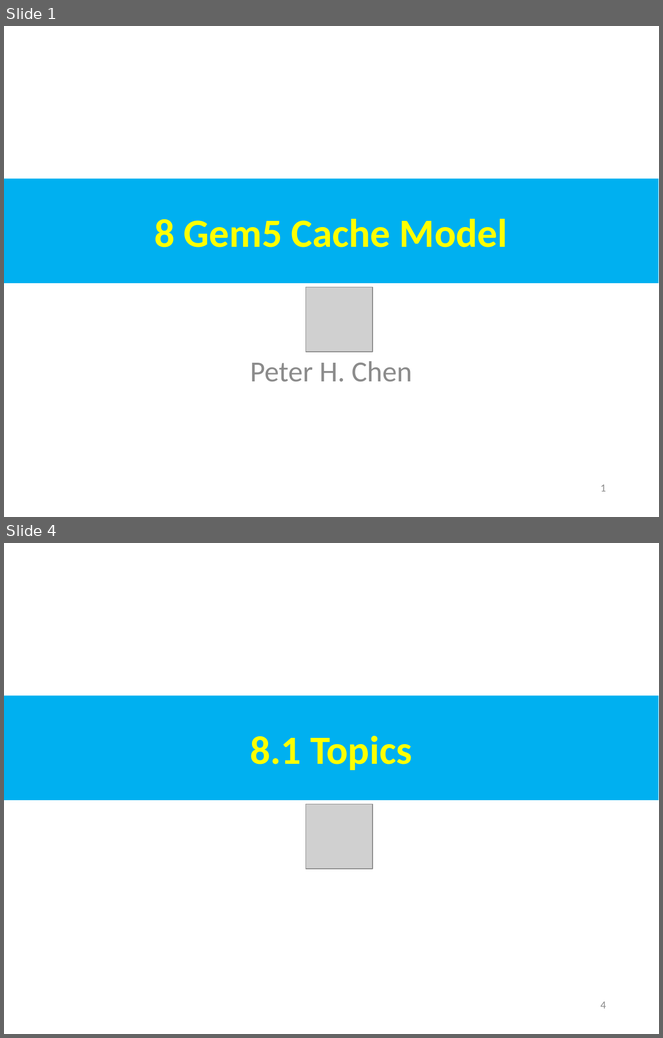
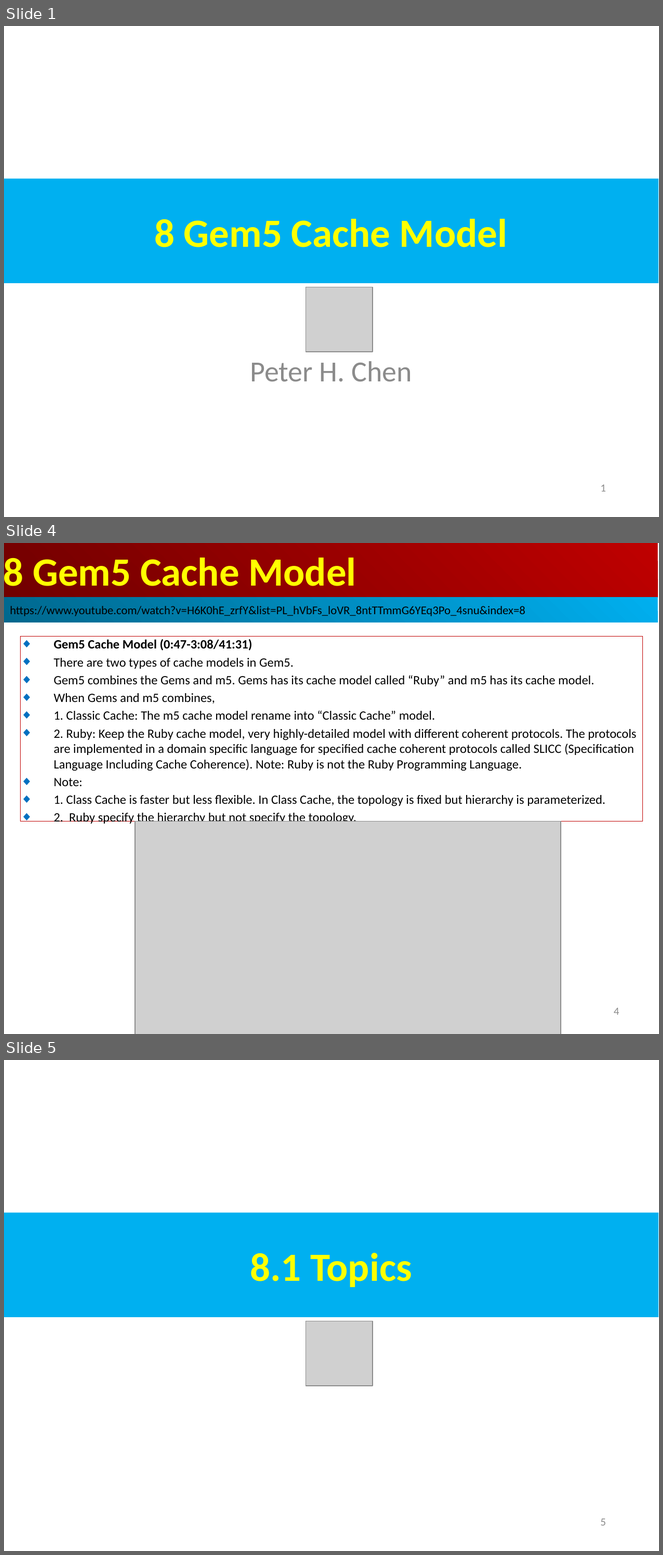
Before and after one commit to peterhchen/AIU_CS850_Gem5_McPAT, a slide deck: 050_Gem5/008.CacheMod/000_Video/008.CacheMod.ppt. Shown one above the other, each under a label of ours: slides 1 and 4 before the commit, slides 1, 4 and 5 after it; the slides between them are not shown. The pictures are 663x1038 and 663x1555 pixels, drawn with LibreOffice and Linux fonts; fonts in the diff are those of the drawing; grey boxes stand for pictures. Boxes give left, top, right and bottom in pixels: in the first picture for what was removed or moved away, otherwise in the second. Text is boxed around its words. In the diff, an @@ line names an element or a change of style, - is before the commit and + after.

```diff
--- a/050_Gem5/008.CacheMod/000_Video/008.CacheMod.ppt
+++ b/050_Gem5/008.CacheMod/000_Video/008.CacheMod.ppt
@@ slide 4 added at [4,543,659,1034], background #FFFFFF @@
@@ rectangle added at [4,543,658,598], fill gradient #BF0000 to #710000, 44 pt, text #FFFF00, bold @@
+8 Gem5 Cache Model
@@ rectangle added at [4,598,658,623], fill gradient #00AFEF to #00688E, 13 pt, text #000000 @@
+https://www.youtube.com/watch?v=H6K0hE_zrfY&list=PL_hVbFs_loVR_8ntTTmmG6YEq3Po_4snu&index=8
@@ rectangle added at [21,636,643,822], outline #C00000 0.74 pt, 14 pt, text #000000 @@
+◆ Gem5 Cache Model (0:47-3:08/41:31)
+◆ There are two types of cache models in Gem5.
+◆ Gem5 combines the Gems and m5. Gems has its cache model called “Ruby” and m5 has its cache model.
+◆ When Gems and m5 combines,
+◆ 1. Classic Cache: The m5 cache model rename into “Classic Cache” model.
+◆ 2. Ruby: Keep the Ruby cache model, very highly-detailed model with different coherent protocols. The protocols are implemented in a domain specific language for specified cache coherent protocols called SLICC (Specification Language Including Cache Coherence). Note: Ruby is not the Ruby Programming Language.
+◆ Note:
+◆ 1. Class Cache is faster but less flexible. In Class Cache, the topology is fixed but hierarchy is parameterized.
+◆ 2. Ruby specify the hierarchy but not specify the topology.
@@ picture added at [135,822,561,1034] @@
@@ page number added at [614,1008,620,1015], 12 pt, text #8B8B8B @@
+4
@@ what was slide 4 is now slide 5 @@
@@ page number at [600,1519,606,1526]: text changed @@
-4
+5
```
Also in this commit, not shown: 3 slides changed, 2 other slides added.
